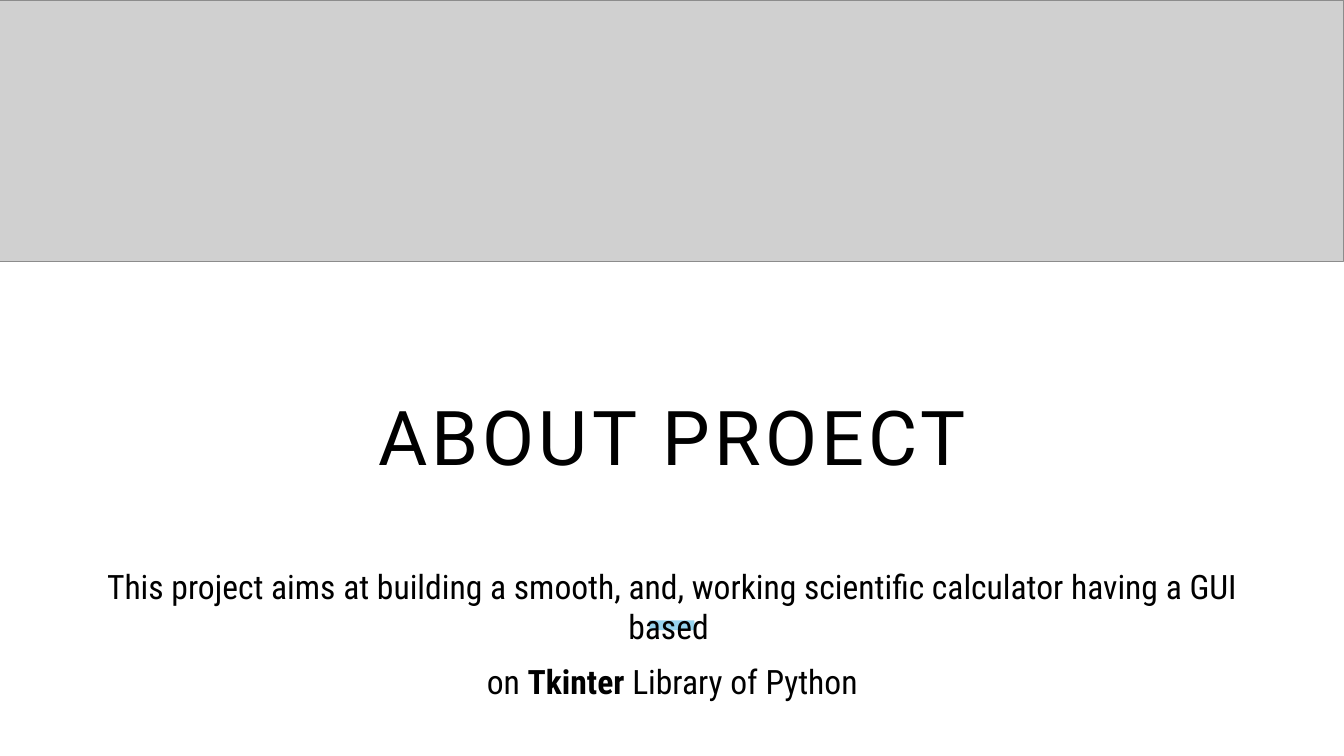
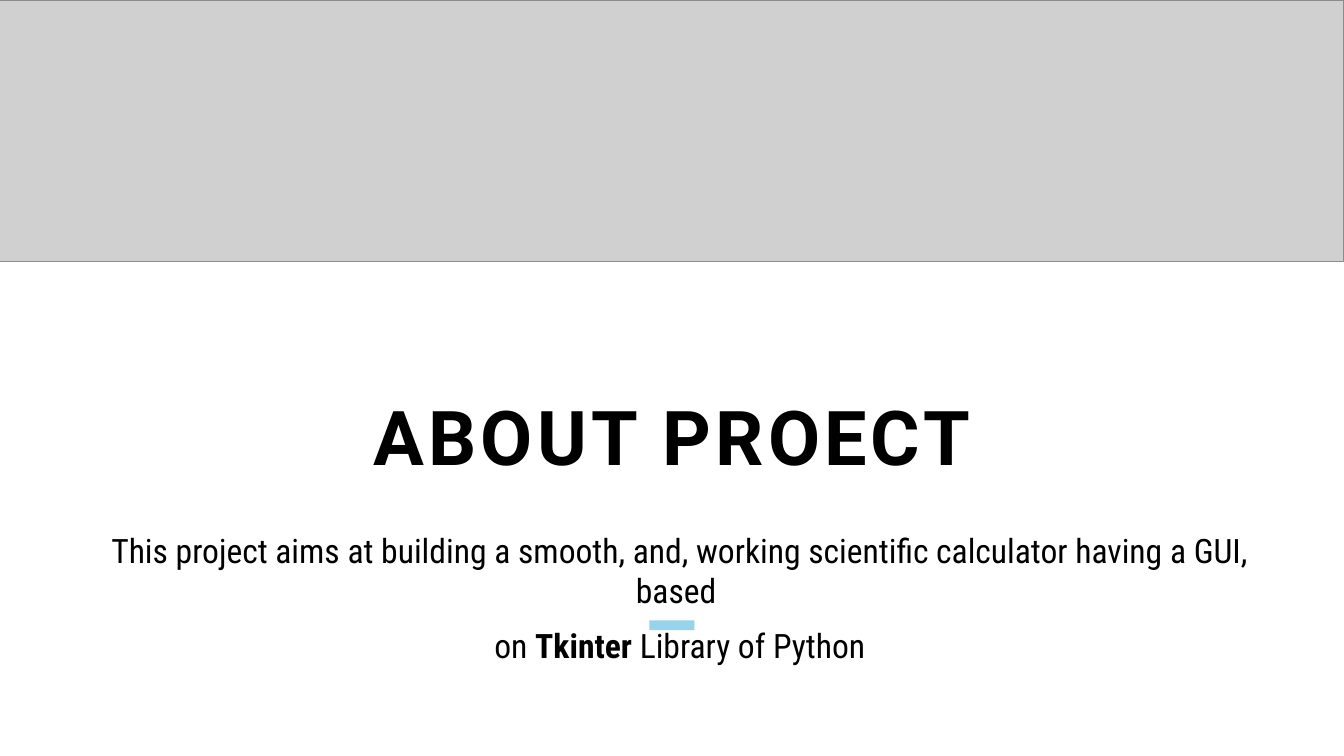
Before and after one commit to aishks14/scientific-calc-project-2, a slide deck: slide 3 of scientific-calculator-project-2.pptx. Drawn at 1344x756 pixels with LibreOffice and Linux fonts; fonts in the diff are those of the drawing; grey boxes stand for pictures. Boxes give left, top, right and bottom in pixels: in the first picture for what was removed or moved away, otherwise in the second. Text is boxed around its words. In the diff, an @@ line names an element or a change of style, - is before the commit and + after.

```diff
--- a/scientific-calculator-project-2.pptx
+++ b/scientific-calculator-project-2.pptx
@@ title "ABOUT PROECT" at bbox=[373, 410, 971, 466]: bold on @@
@@ subtitle "This project aims at building ...": place and size @@
-subtitle "This project aims at building ..." at bbox=[107, 573, 1237, 701]
+subtitle "This project aims at building ..." at bbox=[111, 537, 1248, 665]
@@ subtitle at bbox=[111, 537, 1248, 604]: text changed @@
-This project aims at building a smooth, and, working scientific calculator having a GUI based
+This project aims at building a smooth, and, working scientific calculator having a GUI, based
```
Also in this commit, not shown: 5 other slides changed, 6 slides added, 6 slides removed.
